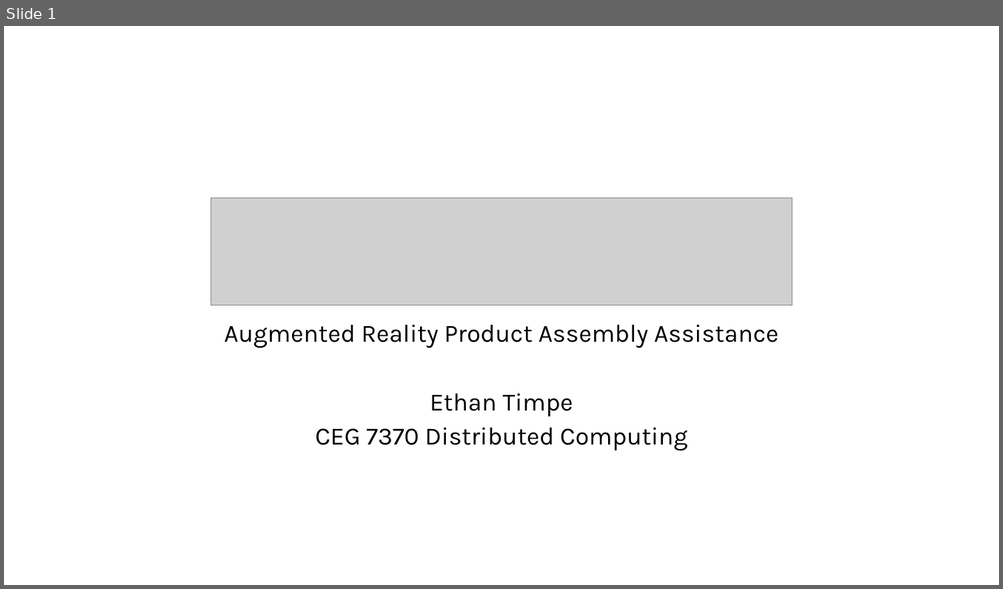
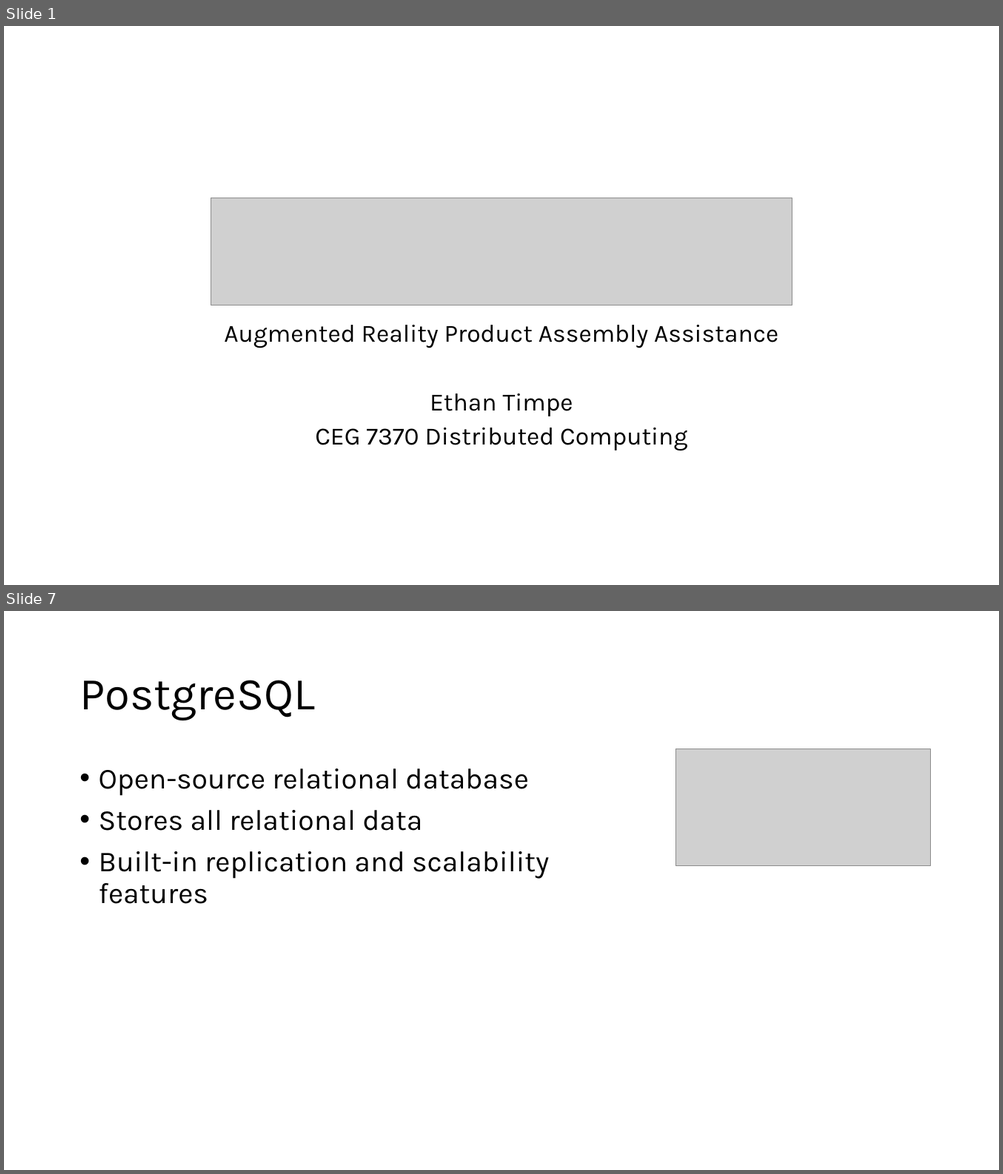
Before and after one commit to ethantimpe/AssemblAR, a slide deck: docs/slides/AssemblAR-Design.pptx. Shown one above the other, each under a label of ours: slide 1 before the commit, slides 1 and 7 after it; the slides between them are not shown. The pictures are 1003x589 and 1003x1174 pixels, drawn with LibreOffice and Linux fonts; fonts in the diff are those of the drawing; grey boxes stand for pictures. Boxes give left, top, right and bottom in pixels: in the first picture for what was removed or moved away, otherwise in the second. Text is boxed around its words. In the diff, an @@ line names an element or a change of style, - is before the commit and + after.

```diff
--- a/docs/slides/AssemblAR-Design.pptx
+++ b/docs/slides/AssemblAR-Design.pptx
@@ slide 7 added at box(4, 611, 999, 1170), background #FFFFFF @@
@@ title added at box(79, 680, 315, 721), 44 pt, text #000000 @@
+PostgreSQL
@@ picture added at box(675, 749, 930, 866) @@
@@ text added at box(99, 769, 549, 904), 28 pt, text #000000 @@
+• Open-source relational database
+• Stores all relational data
+• Built-in replication and scalability features
```
Also in this commit, not shown: 1 slide changed, 7 other slides added.
